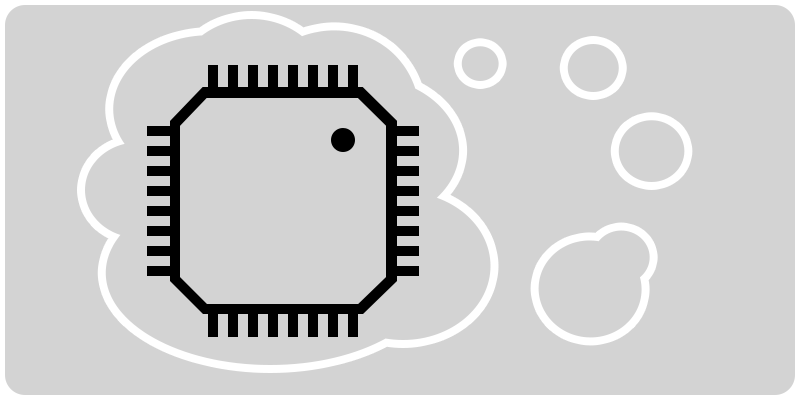
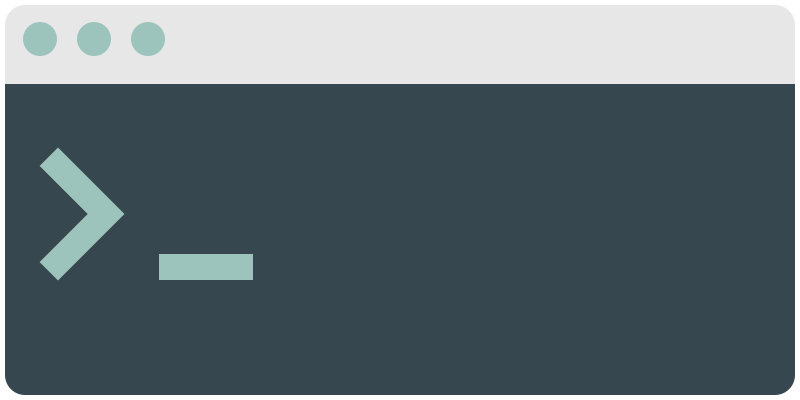
Layers edited between the first and the second 800px x 400px image:
added group "command-line" with 14 layers in group "Group 1" over [5, 5, 795, 395]
added layer "Ellipse 4" in group "command-line" over [23, 22, 165, 56]
added layer "prompt" in group "command-line" over [39, 147, 253, 281]
added layer "background copy 2" in group "command-line" over [5, 5, 795, 84]
added layer "background" (3rd of 5, in "Group 1" › "command-line") in group "command-line" over [5, 5, 795, 395]
hid group "computational-thinking" (5 layers) over [5, 5, 795, 395]
